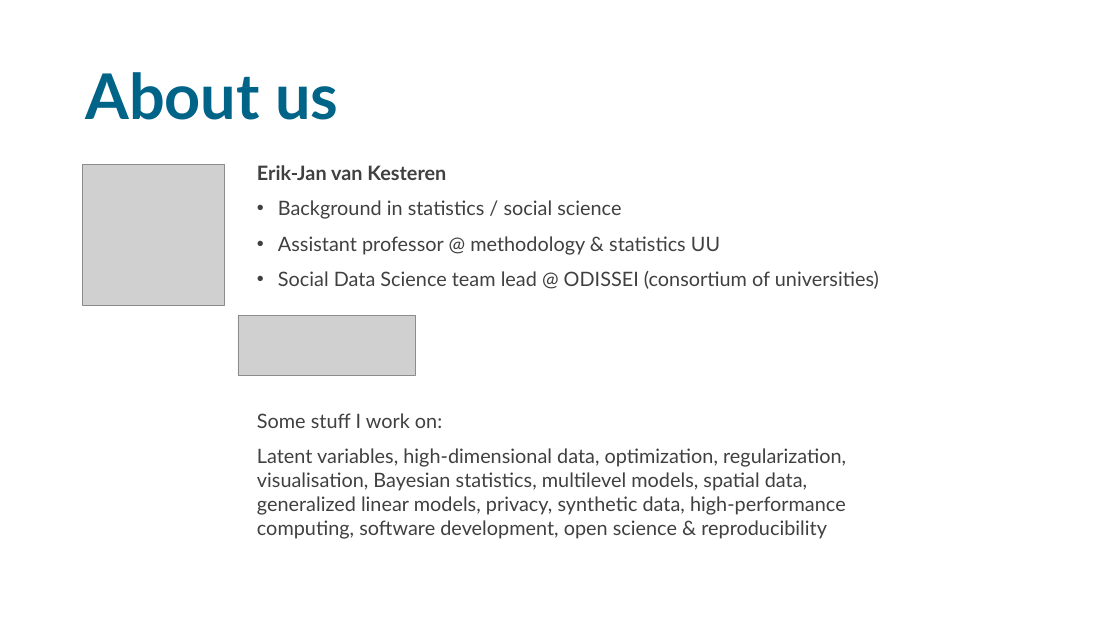
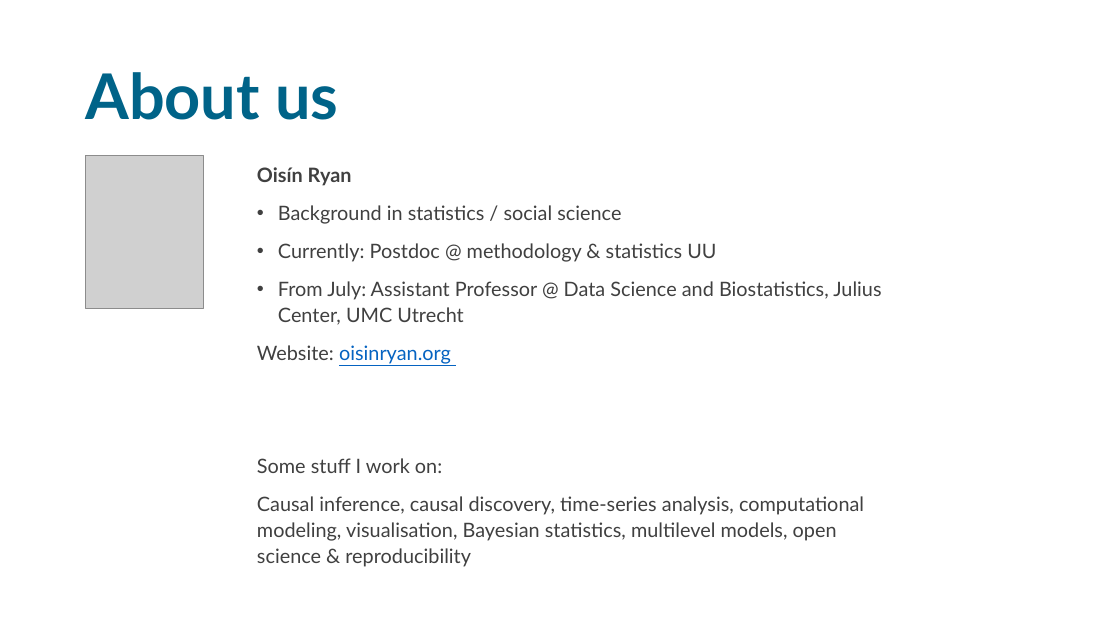
Before and after one commit to sodascience/workshop_causal_impact_assessment, a slide deck: slide 3 of lectures/01_introduction/intro_1.pptx. Drawn at 1120x630 pixels with LibreOffice and Linux fonts; fonts in the diff are those of the drawing; grey boxes stand for pictures. Boxes give left, top, right and bottom in pixels: in the first picture for what was removed or moved away, otherwise in the second. Text is boxed around its words. In the diff, an @@ line names an element or a change of style, - is before the commit and + after.

```diff
--- a/lectures/01_introduction/intro_1.pptx
+++ b/lectures/01_introduction/intro_1.pptx
@@ picture: place and size @@
-picture at (83, 165, 224, 306)
+picture at (86, 155, 204, 308)
@@ text at (257, 167, 352, 186): text changed @@
-Erik-Jan van Kesteren
+Oisín Ryan
@@ text at (257, 205, 621, 473): line spacing 1 to 1.1 @@
@@ text at (257, 243, 881, 364): text changed @@
-• Assistant professor @ methodology & statistics UU
-• Social Data Science team lead @ ODISSEI (consortium of universities)
+• Currently: Postdoc @ methodology & statistics UU
+• From July: Assistant Professor @ Data Science and Biostatistics, Julius Center, UMC Utrecht
+Website: oisinryan.org
@@ picture removed at (238, 315, 416, 375) @@
@@ text at (257, 496, 864, 567): text changed @@
-Latent variables, high-dimensional data, optimization, regularization, visualisation, Bayesian statistics, multilevel models, spatial data, generalized linear models, privacy, synthetic data, high-performance computing, software development, open science & reproducibility
+Causal inference, causal discovery, time-series analysis, computational modeling, visualisation, Bayesian statistics, multilevel models, open science & reproducibility
```
Also in this commit, not shown: 8 other slides changed, 7 slides added, 28 slides removed, 5 other files.
